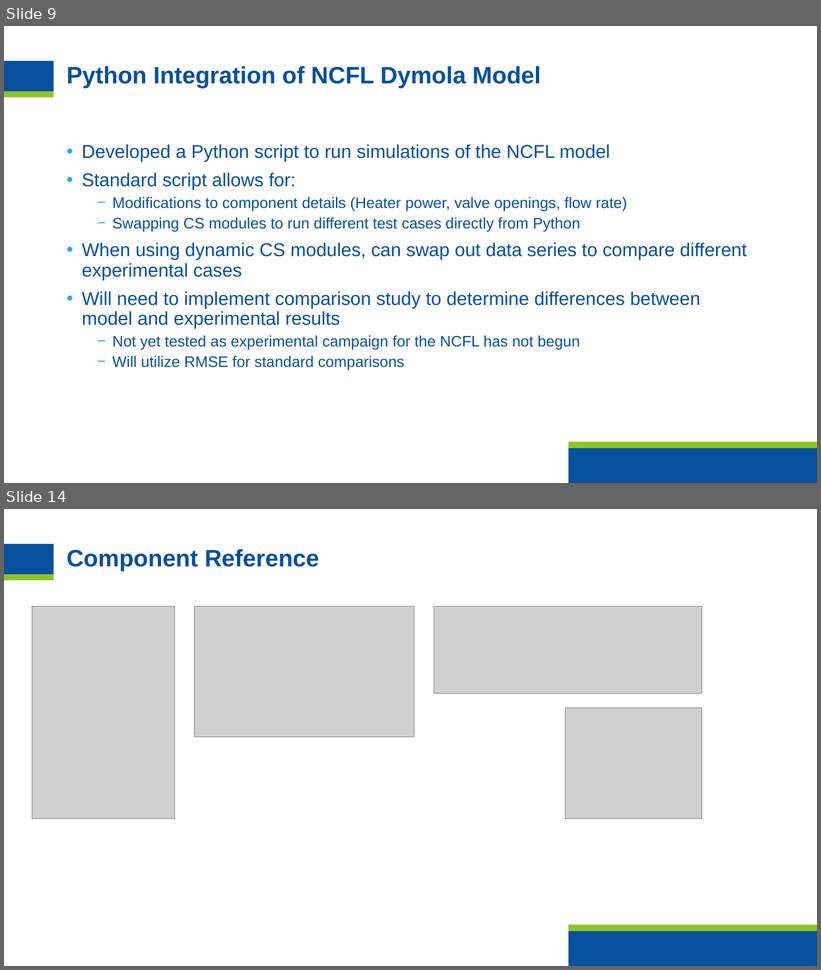
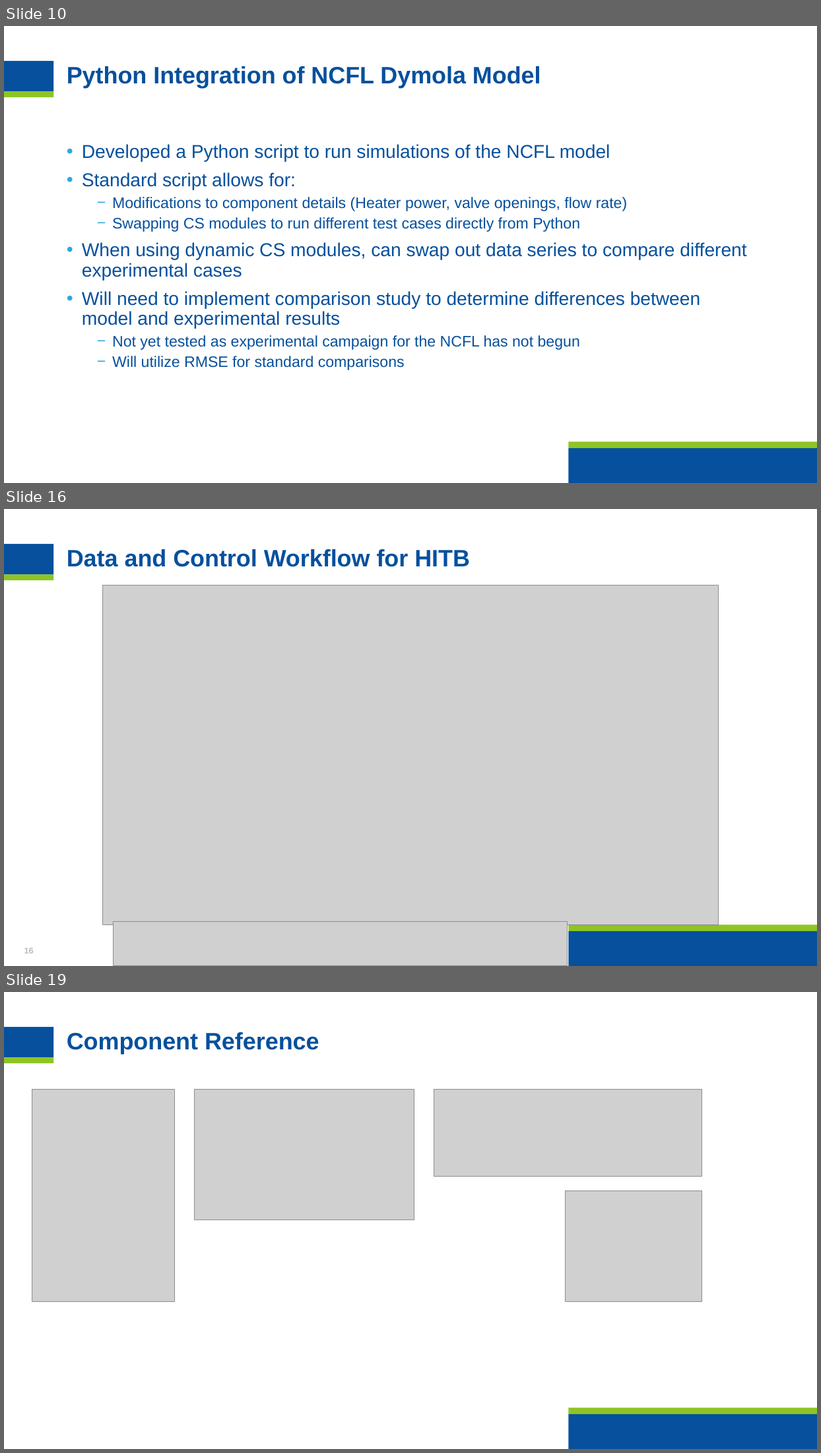
Before and after one commit to hvnaick/INL_DT_Intern, a slide deck: Important Documents/FinalPresentation.pptx. Shown one above the other, each under a label of ours: slides 9 and 14 before the commit, slides 10, 16 and 19 after it; the slides between them are not shown. The pictures are 821x970 and 821x1453 pixels, drawn with LibreOffice and Linux fonts; fonts in the diff are those of the drawing; grey boxes stand for pictures; background and template pictures are left out. Boxes give left, top, right and bottom in pixels: in the first picture for what was removed or moved away, otherwise in the second. Text is boxed around its words. In the diff, an @@ line names an element or a change of style, - is before the commit and + after.

Commit message:
Added recent changes for NCFL and experimental data

```diff
--- a/Important Documents/FinalPresentation.pptx
+++ b/Important Documents/FinalPresentation.pptx
@@ slide 16 added at box(4, 509, 817, 966), background #FFFFFF; not listed: 4 template elements that a slide beside it also shows @@
@@ title added at box(67, 549, 470, 567), 28 pt, text #06509D, bold @@
+Data and Control Workflow for HITB
@@ picture added at box(102, 586, 719, 925) @@
@@ picture added at box(113, 921, 567, 966) @@
@@ page number added at box(24, 948, 34, 954), 10 pt, text #BCBCBE, bold @@
+16
@@ what was slide 9 is now slide 10 @@
@@ what was slide 14 is now slide 19 @@
```
Also in this commit, not shown: 8 slides changed, 4 other slides added, 25 other files.
